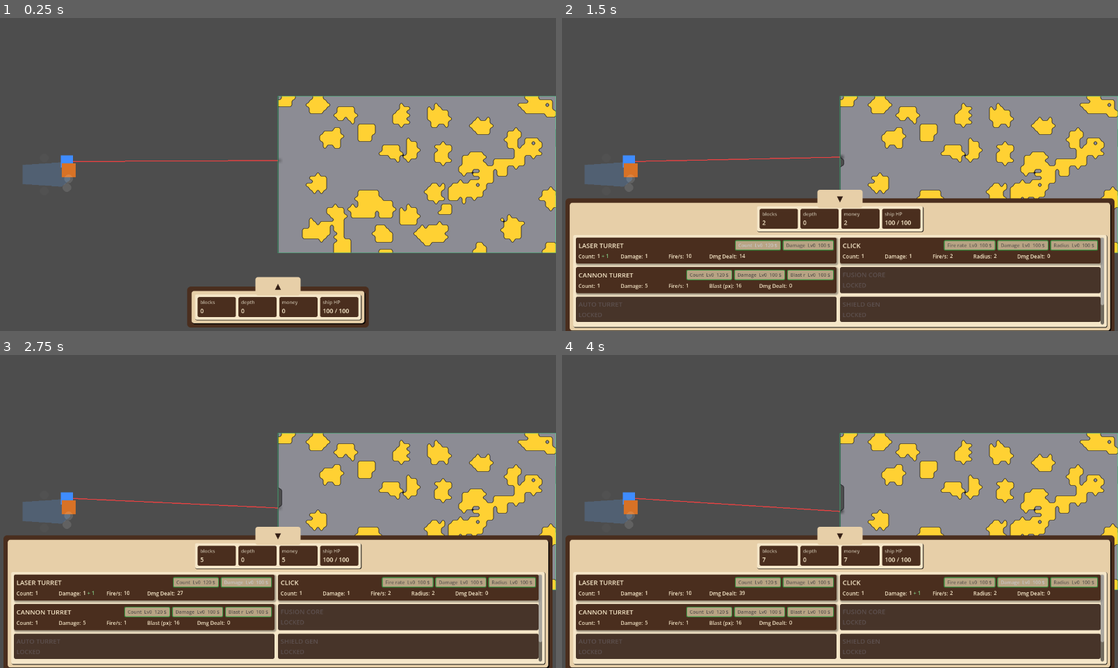
Above: before the commit, frames 1-4 (two rows, left to right).
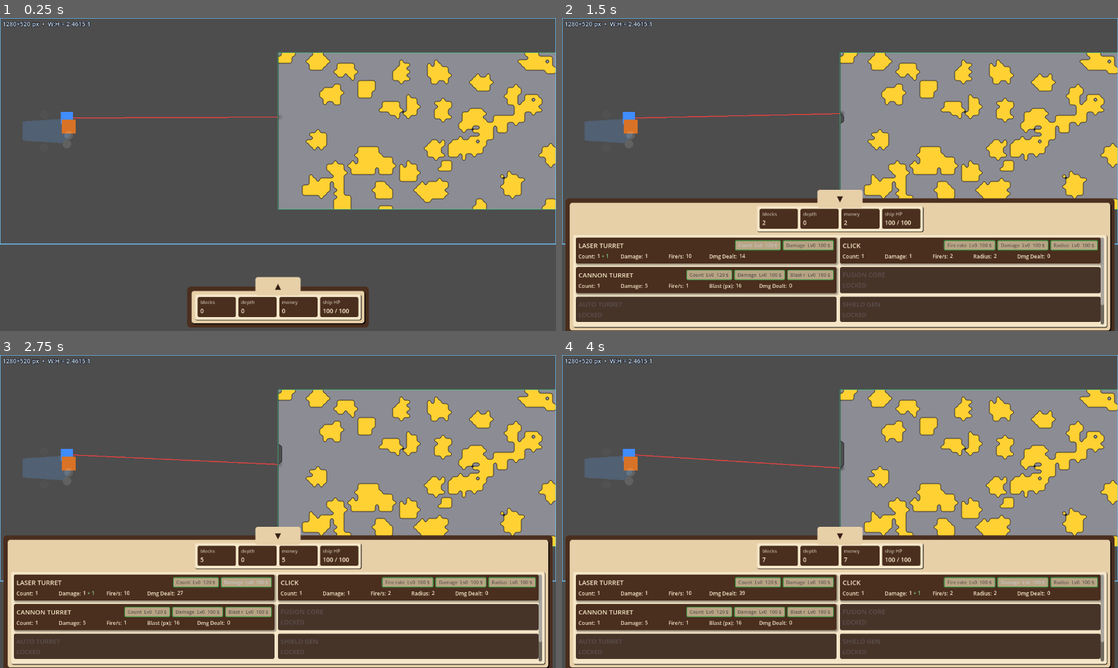
Above: after the commit, the same moments.

Repository: caboyd/blast_game
Game: Godot game, scene res://scenes/Main.tscn
Same seed, same stepped clock (60 frames per second), same inputs: the game is played once before the commit and once after it.
Inputs:
- Up to frame 1 (0.25 s): no input
- Up to frame 2 (1.5 s): click "▲" at 0.5 s; click "Count Lv0 120 $" at 1.25 s
- Up to frame 3 (2.75 s): click "Damage Lv0 100 $" at 2 s
- Up to frame 4 (4 s): click "Fire rate Lv0 100 $" at 2.75 s; click "Damage Lv0 100 $" at 3.5 s

The runs differ from the first frame. In frame 1, 24% of the frame differs, in the area x 0-100%, y 0-76%; in frame 2, 16%; in frame 3, 16%; in frame 4, 16%.

Commit message:
Add subviewport for gameplay

Diff:
--- a/scenes/Main.tscn
+++ b/scenes/Main.tscn
@@ -8,30 +8,112 @@
 [ext_resource type="PackedScene" path="res://scenes/ships/Ship.tscn" id="6"]
 [ext_resource type="Script" path="res://scripts/systems/EnemySpawner.gd" id="7"]
 
-[node name="Main" type="Node" unique_id=1286468107]
+[node name="Main" type="Control"]
+layout_mode = 3
+anchors_preset = 15
+anchor_right = 1.0
+anchor_bottom = 1.0
+grow_horizontal = 2
+grow_vertical = 2
 script = ExtResource("1")
 
-[node name="GameRoot" type="Node" parent="." unique_id=1239194635]
+[node name="GameplayBlock" type="Control" parent="."]
+layout_mode = 1
+anchors_preset = 15
+anchor_right = 1.0
+anchor_bottom = 1.0
+offset_bottom = -200.0
+grow_horizontal = 2
+grow_vertical = 2
 
-[node name="World2D" type="Node2D" parent="GameRoot" unique_id=607401636]
+[node name="AspectRatioContainer" type="AspectRatioContainer" parent="GameplayBlock"]
+layout_mode = 1
+anchors_preset = 15
+anchor_right = 1.0
+anchor_bottom = 1.0
+grow_horizontal = 2
+grow_vertical = 2
+alignment_horizontal = 1
+alignment_vertical = 1
+ratio = 2.4615385
+stretch_mode = 2
 
-[node name="Ship" parent="GameRoot/World2D" unique_id=209001001 instance=ExtResource("6")]
+[node name="ViewportFrame" type="Control" parent="GameplayBlock/AspectRatioContainer"]
+layout_mode = 1
+anchors_preset = 15
+anchor_right = 1.0
+anchor_bottom = 1.0
+offset_left = 0.0
+offset_top = 0.0
+offset_right = 0.0
+offset_bottom = 0.0
+grow_horizontal = 2
+grow_vertical = 2
+mouse_filter = 2
+
+[node name="SubViewportContainer" type="SubViewportContainer" parent="GameplayBlock/AspectRatioContainer/ViewportFrame"]
+layout_mode = 1
+anchors_preset = 15
+anchor_right = 1.0
+anchor_bottom = 1.0
+grow_horizontal = 2
+grow_vertical = 2
+stretch = true
+mouse_filter = 2
+
+[node name="GameSubViewport" type="SubViewport" parent="GameplayBlock/AspectRatioContainer/ViewportFrame/SubViewportContainer"]
+unique_name_in_owner = true
+size = Vector2i(1280, 520)
+
+[node name="GameCamera2D" type="Camera2D" parent="GameplayBlock/AspectRatioContainer/ViewportFrame/SubViewportContainer/GameSubViewport"]
+unique_name_in_owner = true
+position = Vector2(640, 260)
+
+[node name="World2D" type="Node2D" parent="GameplayBlock/AspectRatioContainer/ViewportFrame/SubViewportContainer/GameSubViewport"]
+
+[node name="Ship" parent="GameplayBlock/AspectRatioContainer/ViewportFrame/SubViewportContainer/GameSubViewport/World2D" instance=ExtResource("6")]
 unique_name_in_owner = true
 
-[node name="TargetConveyor" parent="GameRoot/World2D" unique_id=1687813941 instance=ExtResource("2")]
+[node name="TargetConveyor" parent="GameplayBlock/AspectRatioContainer/ViewportFrame/SubViewportContainer/GameSubViewport/World2D" instance=ExtResource("2")]
 unique_name_in_owner = true
 
-[node name="TargetSpotterManager" parent="GameRoot/World2D" unique_id=342580906 instance=ExtResource("3")]
+[node name="TargetSpotterManager" parent="GameplayBlock/AspectRatioContainer/ViewportFrame/SubViewportContainer/GameSubViewport/World2D" instance=ExtResource("3")]
 
-[node name="ProjectileManager" type="Node2D" parent="GameRoot/World2D" unique_id=363159726]
+[node name="ProjectileManager" type="Node2D" parent="GameplayBlock/AspectRatioContainer/ViewportFrame/SubViewportContainer/GameSubViewport/World2D"]
 
-[node name="EnemyManager" type="Node2D" parent="GameRoot/World2D" unique_id=209001002]
+[node name="EnemyManager" type="Node2D" parent="GameplayBlock/AspectRatioContainer/ViewportFrame/SubViewportContainer/GameSubViewport/World2D"]
 
-[node name="EnemySpawner" type="Node" parent="GameRoot/World2D" unique_id=209001003]
+[node name="EnemySpawner" type="Node" parent="GameplayBlock/AspectRatioContainer/ViewportFrame/SubViewportContainer/GameSubViewport/World2D"]
 script = ExtResource("7")
 
-[node name="UI" type="CanvasLayer" parent="GameRoot" unique_id=1734507539]
+[node name="Border" type="ReferenceRect" parent="GameplayBlock/AspectRatioContainer/ViewportFrame"]
+editor_only = false
+layout_mode = 1
+anchors_preset = 15
+anchor_right = 1.0
+anchor_bottom = 1.0
+grow_horizontal = 2
+grow_vertical = 2
+border_color = Color(0.45, 0.78, 1, 0.95)
+border_width = 2.0
+mouse_filter = 2
 
-[node name="BottomHUD" parent="GameRoot/UI" unique_id=1377675909 instance=ExtResource("4")]
+[node name="ViewportInfo" type="Label" parent="GameplayBlock/AspectRatioContainer/ViewportFrame"]
+unique_name_in_owner = true
+layout_mode = 0
+offset_left = 6.0
+offset_top = 4.0
+offset_right = 400.0
+offset_bottom = 28.0
+theme_override_colors/font_color = Color(0.85, 0.95, 1, 0.9)
+theme_override_colors/font_outline_color = Color(0.05, 0.05, 0.12, 0.9)
+theme_override_constants/outline_size = 4
+theme_override_font_sizes/font_size = 14
+text = "—"
+mouse_filter = 2
 
-[node name="DebugOverlay" parent="GameRoot/UI" unique_id=1890123456 instance=ExtResource("5")]
+[node name="UI" type="CanvasLayer" parent="."]
+
+[node name="BottomHUD" parent="UI" instance=ExtResource("4")]
+
+[node name="DebugOverlay" parent="UI" instance=ExtResource("5")]
--- a/scenes/target/TargetConveyor.tscn
+++ b/scenes/target/TargetConveyor.tscn
@@ -6,4 +6,4 @@
 [node name="TargetConveyor" type="Node2D"]
 script = ExtResource("1")
 target_scene = ExtResource("2")
-active_target_position = Vector2(480, 360)
+active_target_position = Vector2(480, 260)
--- a/scripts/Main.gd
+++ b/scripts/Main.gd
@@ -1,4 +1,11 @@
-extends Node
+extends Control
+
+## Pixels at bottom of window reserved for `BottomHUD`; 2D gameplay only uses area above.
+const HUD_RESERVE_PX: int = 200
+## Fixed game world resolution (width matches project; height leaves room above UI).
+const GAME_VIEWPORT_SIZE: Vector2i = Vector2i(1280, 720 - HUD_RESERVE_PX)
+## World-space playfield the game is authored for. SubViewport can differ; camera zoom keeps this window filling the subviewport.
+const GAMEPLAY_REFERENCE: Vector2i = Vector2i(1280, 520)
 
 const LASER_TURRET_SCENE := preload("res://scenes/turrets/LaserTurret.tscn")
 const CANNON_TURRET_SCENE := preload("res://scenes/turrets/CannonTurret.tscn")
@@ -6,9 +13,14 @@
 
 @onready var target_conveyor: TargetConveyor = %TargetConveyor
 @onready var _ship: Ship = %Ship
+@onready var _viewport_info: Label = %ViewportInfo
+@onready var _game_camera: Camera2D = %GameCamera2D
+@onready var _game_subviewport: SubViewport = %GameSubViewport
+@onready var _subviewport_container: SubViewportContainer = $GameplayBlock/AspectRatioContainer/ViewportFrame/SubViewportContainer
 
 
 func _ready() -> void:
+	_apply_game_viewport_layout()
 	if _ship and _ship.ship_type_id != ship_type_id:
 		_ship.ship_type_id = ship_type_id
 		_ship.apply_type_from_id()
@@ -20,6 +32,46 @@
 	_sync_cannon_turret_count()
 	if not UpgradeBus.upgrade_purchased.is_connected(_on_upgrade_purchased):
 		UpgradeBus.upgrade_purchased.connect(_on_upgrade_purchased)
+	if _subviewport_container != null and not _subviewport_container.resized.is_connected(_on_subviewport_container_resized):
+		_subviewport_container.resized.connect(_on_subviewport_container_resized)
+	call_deferred("_apply_game_viewport_layout")
+
+
+func _on_subviewport_container_resized() -> void:
+	_apply_game_viewport_layout()
+
+
+func _apply_game_viewport_layout() -> void:
+	var block := get_node_or_null("GameplayBlock") as Control
+	if block != null:
+		block.offset_bottom = -float(HUD_RESERVE_PX)
+	var ar := get_node_or_null("GameplayBlock/AspectRatioContainer") as AspectRatioContainer
+	if ar != null:
+		ar.ratio = float(GAME_VIEWPORT_SIZE.x) / float(GAME_VIEWPORT_SIZE.y)
+		ar.alignment_horizontal = AspectRatioContainer.ALIGNMENT_CENTER
+		ar.alignment_vertical = AspectRatioContainer.ALIGNMENT_CENTER
+		ar.stretch_mode = AspectRatioContainer.STRETCH_FIT
+	var w: int = 0
+	var h: int = 0
+	if _subviewport_container != null:
+		w = maxi(1, int(floorf(_subviewport_container.size.x)))
+		h = maxi(1, int(floorf(_subviewport_container.size.y)))
+	else:
+		w = int(GAME_VIEWPORT_SIZE.x)
+		h = int(GAME_VIEWPORT_SIZE.y)
+	if _game_subviewport != null:
+		_game_subviewport.size = Vector2i(w, h)
+	if _game_camera != null and GAMEPLAY_REFERENCE.x > 0 and GAMEPLAY_REFERENCE.y > 0:
+		# Center the reference playfield in the subviewport: screen center in world, zero offset in screen space.
+		_game_camera.position = 0.5 * Vector2(GAMEPLAY_REFERENCE)
+		_game_camera.offset = Vector2.ZERO
+		_game_camera.zoom = Vector2(
+			float(w) / float(GAMEPLAY_REFERENCE.x),
+			float(h) / float(GAMEPLAY_REFERENCE.y)
+		)
+	if _viewport_info != null:
+		var r := float(w) / float(h) if h != 0 else 0.0
+		_viewport_info.text = "%d×%d px  •  W:H = %.4f:1" % [w, h, r]
 
 
 func _physics_process(_delta: float) -> void:
--- a/scripts/systems/EnemySpawner.gd
+++ b/scripts/systems/EnemySpawner.gd
@@ -40,11 +40,22 @@
 	_enemy_manager.add_child(enemy)
 	var vr := get_viewport().get_visible_rect()
 	var conveyor := get_parent().get_node_or_null("TargetConveyor") as TargetConveyor
-	var mid_y: float = 360.0
+	var mid_y: float
 	if conveyor != null:
 		mid_y = conveyor.global_position.y
+	else:
+		var c := get_viewport().get_camera_2d()
+		if c != null:
+			mid_y = c.get_screen_center_position().y
+		else:
+			mid_y = vr.size.y * 0.5
 	var y0 := mid_y - 180.0
 	var y1 := mid_y - 80.0
 	var y := randf_range(y0, y1)
-	var x := vr.position.x + vr.size.x + spawn_offscreen_px
-	enemy.global_position = Vector2(x, y)
+	var right_world_x: float
+	var cam := get_viewport().get_camera_2d()
+	if cam != null and cam.zoom.x > 0.0:
+		right_world_x = cam.get_screen_center_position().x + vr.size.x * 0.5 / cam.zoom.x
+	else:
+		right_world_x = vr.position.x + vr.size.x
+	enemy.global_position = Vector2(right_world_x + spawn_offscreen_px, y)
--- a/scripts/target/TargetConveyor.gd
+++ b/scripts/target/TargetConveyor.gd
@@ -103,8 +103,13 @@
 	_enforce_stack_spacing()
 
 	# Keep the leftmost remaining edge of the FRONT target exactly at screen midpoint.
-	var vr := get_viewport().get_visible_rect()
-	var screen_mid_x := (vr.position.x + vr.size.x * 0.5)
+	var screen_mid_x: float
+	var cam := get_viewport().get_camera_2d()
+	if cam != null:
+		screen_mid_x = cam.get_screen_center_position().x
+	else:
+		var vr := get_viewport().get_visible_rect()
+		screen_mid_x = vr.position.x + vr.size.x * 0.5
 
 	var leftmost_local_x := dt.get_leftmost_solid_local_x()
 	# left edge world = conveyor.global_x + front_local_x + leftmost_local_x
